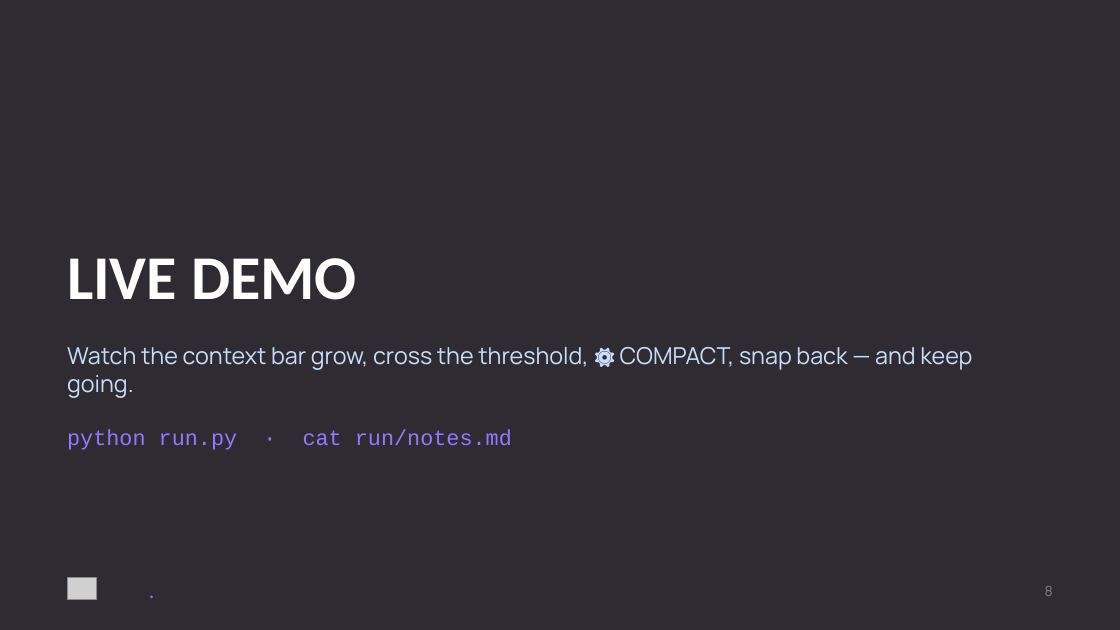
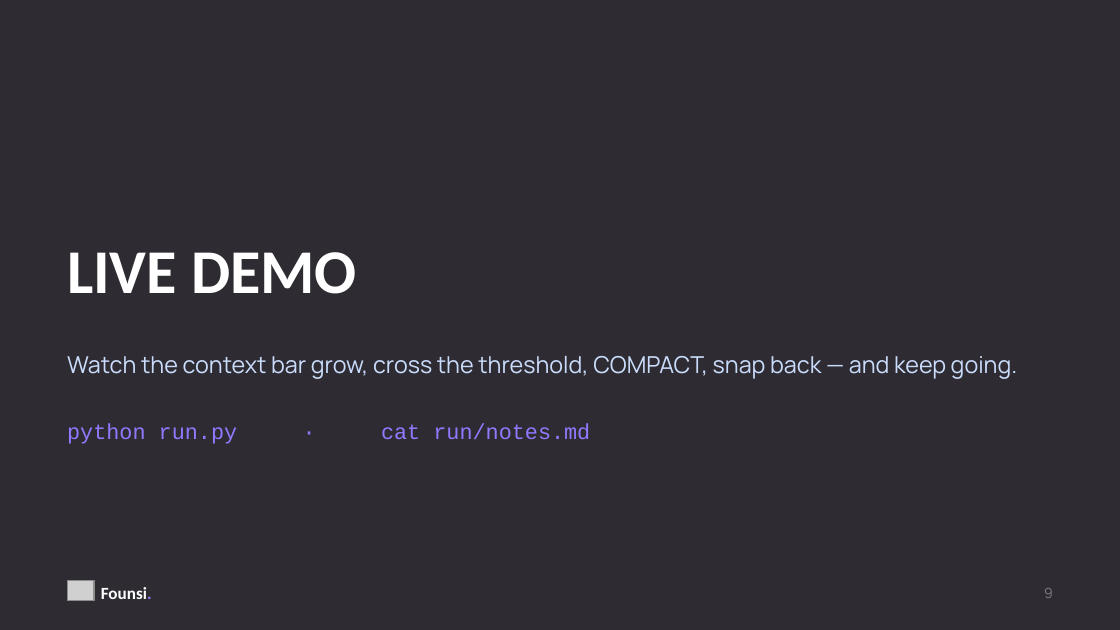
Before and after one commit to kanishkpatel1995/agent-harness, a slide deck: slide 9 of presentation/founsi-context-engineering.pptx (slide 8 before the commit). Drawn at 1120x630 pixels with LibreOffice and Linux fonts; fonts in the diff are those of the drawing; grey boxes stand for pictures. Boxes give left, top, right and bottom in pixels: in the first picture for what was removed or moved away, otherwise in the second. Text is boxed around its words. In the diff, an @@ line names an element or a change of style, - is before the commit and + after.

```diff
--- a/presentation/founsi-context-engineering.pptx
+++ b/presentation/founsi-context-engineering.pptx
@@ text "LIVE DEMO": place and size @@
-text "LIVE DEMO" at (67, 258, 357, 300)
+text "LIVE DEMO" at (67, 252, 357, 294)
@@ text at (67, 356, 1018, 379): text changed @@
-Watch the context bar grow, cross the threshold, ⚙ COMPACT, snap back — and keep going.
+Watch the context bar grow, cross the threshold, COMPACT, snap back — and keep going.
@@ text "python run.py · cat run/notes.md" rewrapped from (67, 429, 512, 450) to (67, 424, 590, 444) @@
@@ text "Founsi." at (101, 587, 152, 599): text colour #2E2C32 to #FFFFFF in "Founsi." @@
@@ text at (1044, 588, 1053, 598): text changed @@
-8
+9
```
Also in this commit, not shown: 13 other slides changed, 11 slides added, 5 slides removed, 7 other files.
